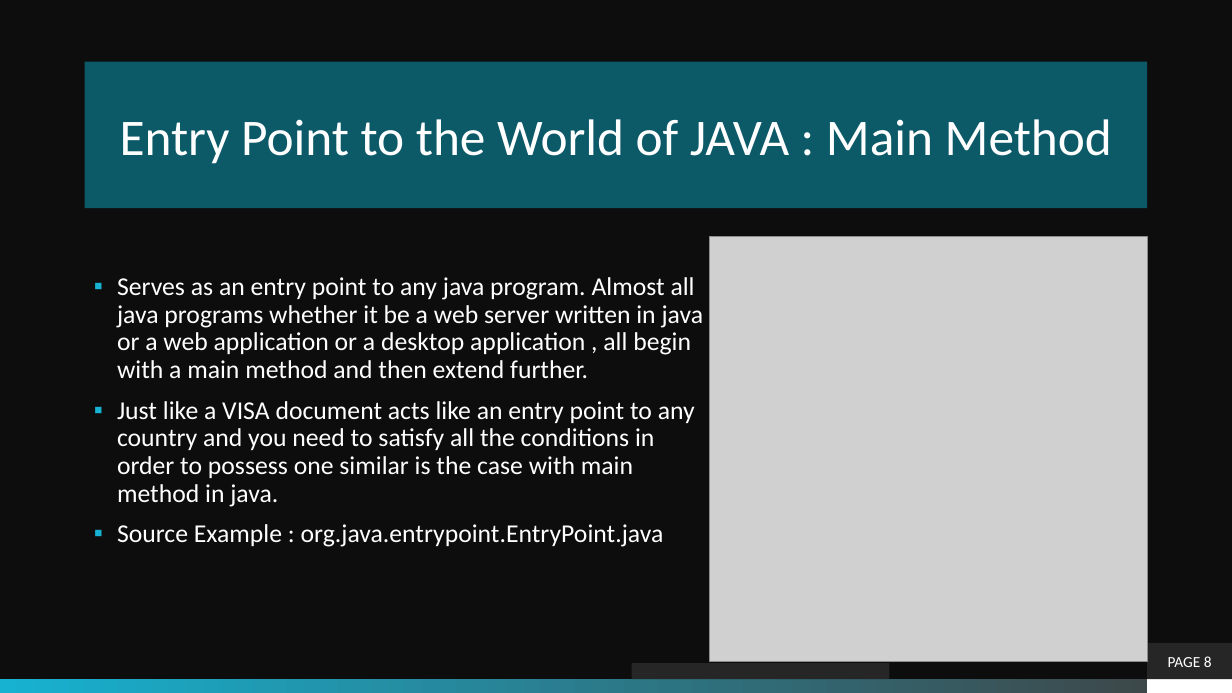
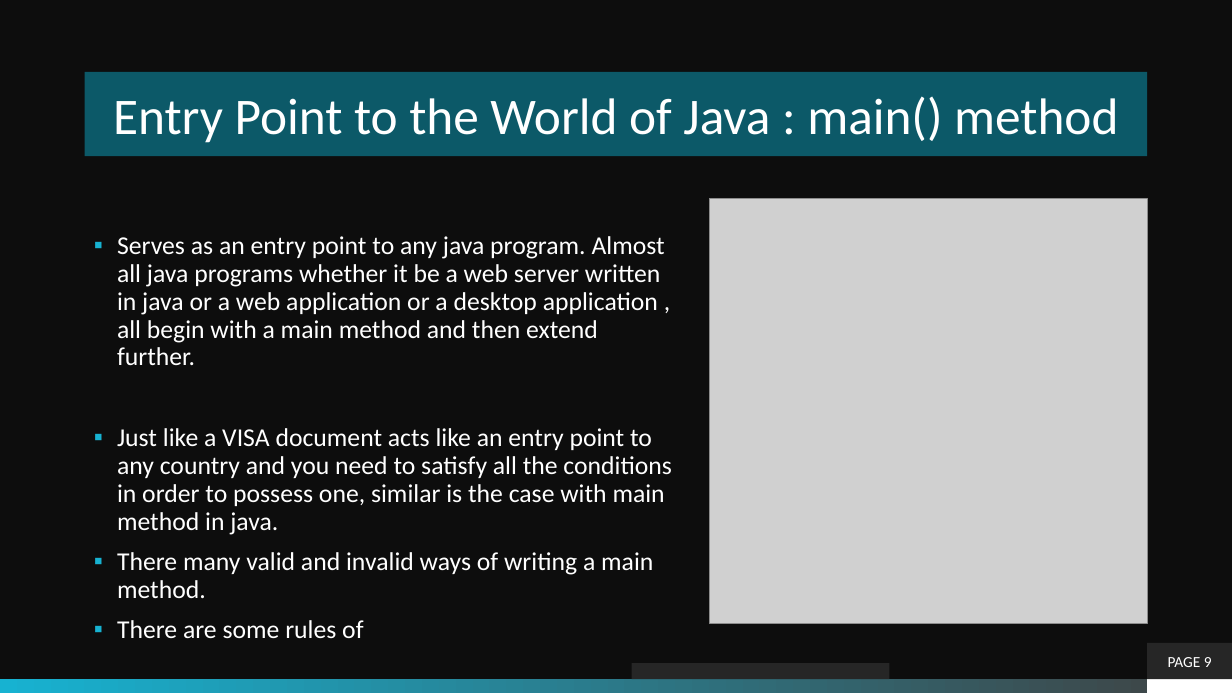
Before and after one commit to theLeonidas/Courses, a slide deck: slide 9 of courseMaterial/Objective-2-Simple Java Program/Basics_Of_A_Java_Program.pptx (slide 8 before the commit). Drawn at 1232x693 pixels with LibreOffice and Linux fonts; fonts in the diff are those of the drawing; grey boxes stand for pictures; background and template pictures are left out. Boxes give left, top, right and bottom in pixels: in the first picture for what was removed or moved away, otherwise in the second. Text is boxed around its words. In the diff, an @@ line names an element or a change of style, - is before the commit and + after.

```diff
--- a/courseMaterial/Objective-2-Simple Java Program/Basics_Of_A_Java_Program.pptx
+++ b/courseMaterial/Objective-2-Simple Java Program/Basics_Of_A_Java_Program.pptx
@@ title "Entry Point to the World ...": place and size @@
-title "Entry Point to the World ..." at (85, 62, 1148, 208)
+title "Entry Point to the World ..." at (85, 72, 1148, 156)
@@ title at (113, 96, 1118, 143): text changed @@
-Entry Point to the World of JAVA : Main Method
+Entry Point to the World of Java : main() method
@@ picture: place and size @@
-picture at (710, 237, 1148, 662)
+picture at (710, 199, 1148, 624)
@@ text at (117, 428, 671, 638): text changed @@
-▪ Just like a VISA document acts like an entry point to any country and you need to satisfy all the conditions in order to possess one similar is the case with main method in java.
-▪ Source Example : org.java.entrypoint.EntryPoint.java
+▪ Just like a VISA document acts like an entry point to any country and you need to satisfy all the conditions in order to possess one, similar is the case with main method in java.
+▪ There many valid and invalid ways of writing a main method.
+▪ There are some rules of
@@ page number at (1168, 657, 1212, 667): text changed @@
-PAGE 8
+PAGE 9
```
Also in this commit, not shown: 4 other slides changed, 5 slides added, 5 slides removed, 24 other files.
